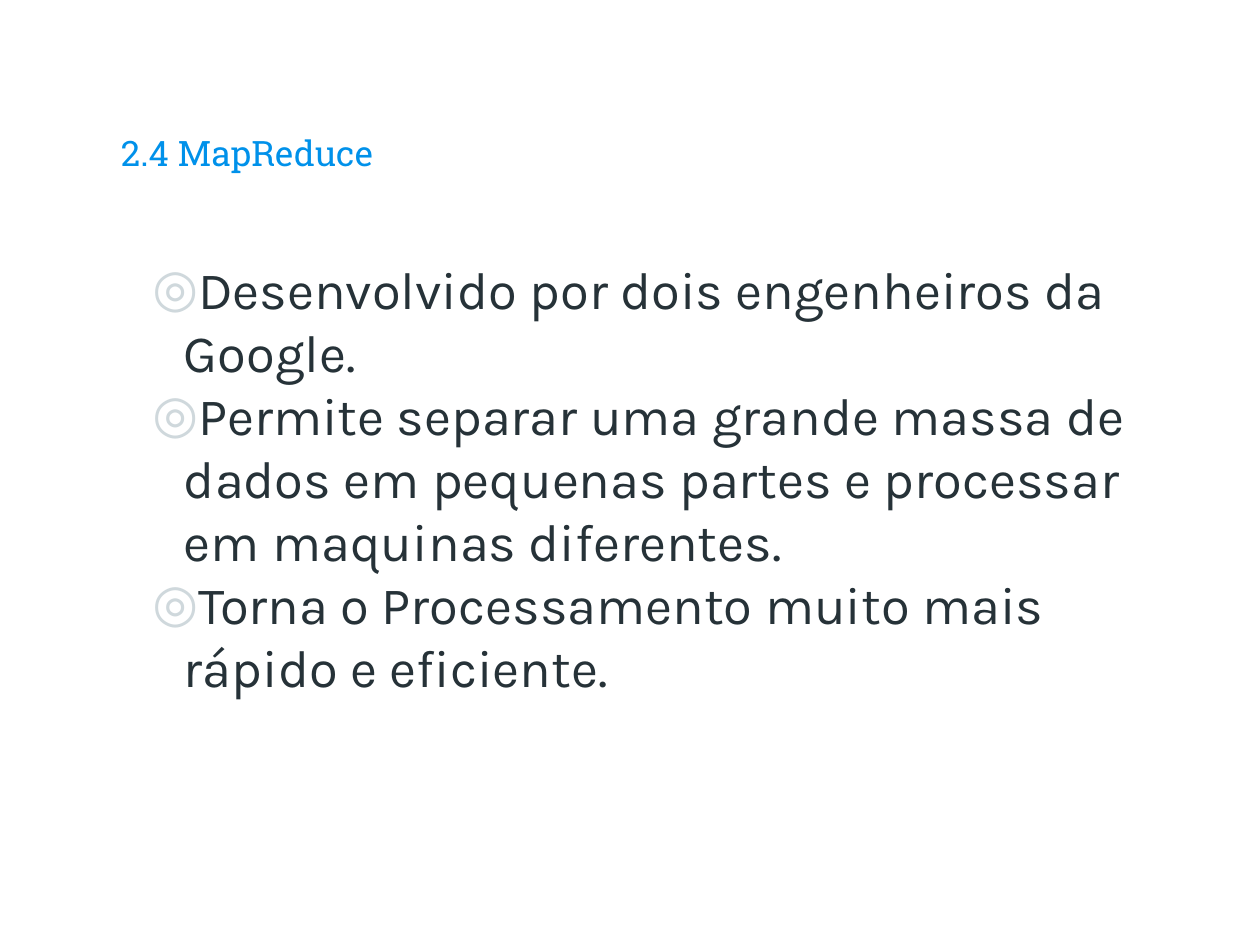
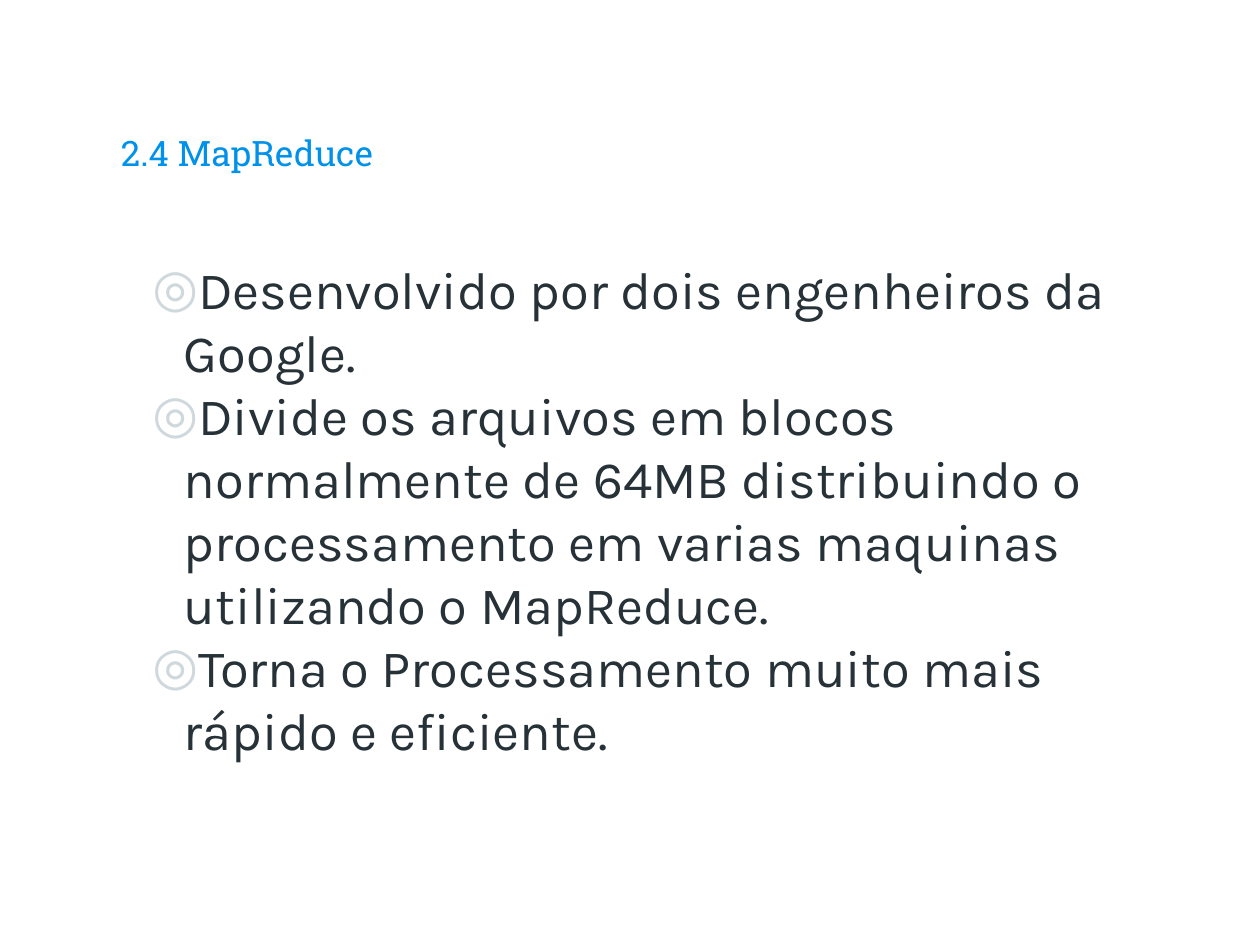
Before and after one commit to rafaelcam/tcc, a slide deck: slide 15 of TRABALHOS TEÓRICOS/Slide Apresentacao TCC.pptx (slide 13 before the commit). Drawn at 1260x945 pixels with LibreOffice and Linux fonts; fonts in the diff are those of the drawing; background and template pictures are left out. Boxes give left, top, right and bottom in pixels: in the first picture for what was removed or moved away, otherwise in the second. Text is boxed around its words. In the diff, an @@ line names an element or a change of style, - is before the commit and + after.

```diff
--- a/TRABALHOS TEÓRICOS/Slide Apresentacao TCC.pptx
+++ b/TRABALHOS TEÓRICOS/Slide Apresentacao TCC.pptx
@@ text at bbox=[184, 399, 1082, 636]: text changed @@
-◎ Permite separar uma grande massa de dados em pequenas partes e processar em maquinas diferentes.
+◎ Divide os arquivos em blocos normalmente de 64MB distribuindo o processamento em varias maquinas utilizando o MapReduce.
```
Also in this commit, not shown: 2 other slides changed, 1 slide added.
